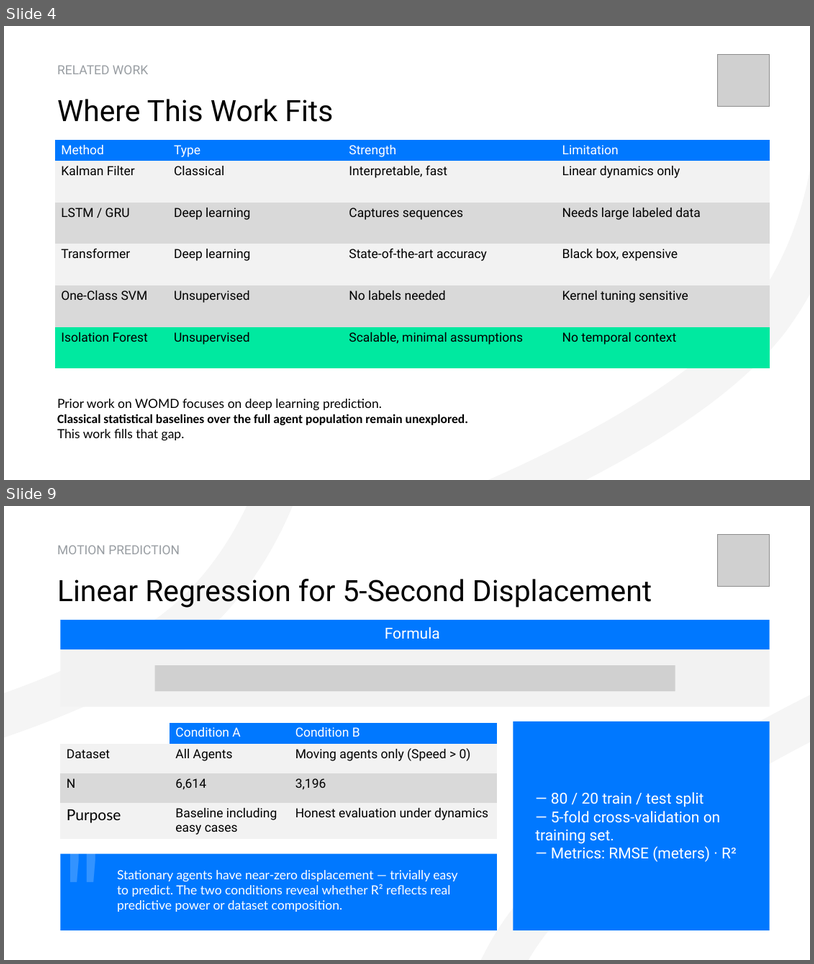
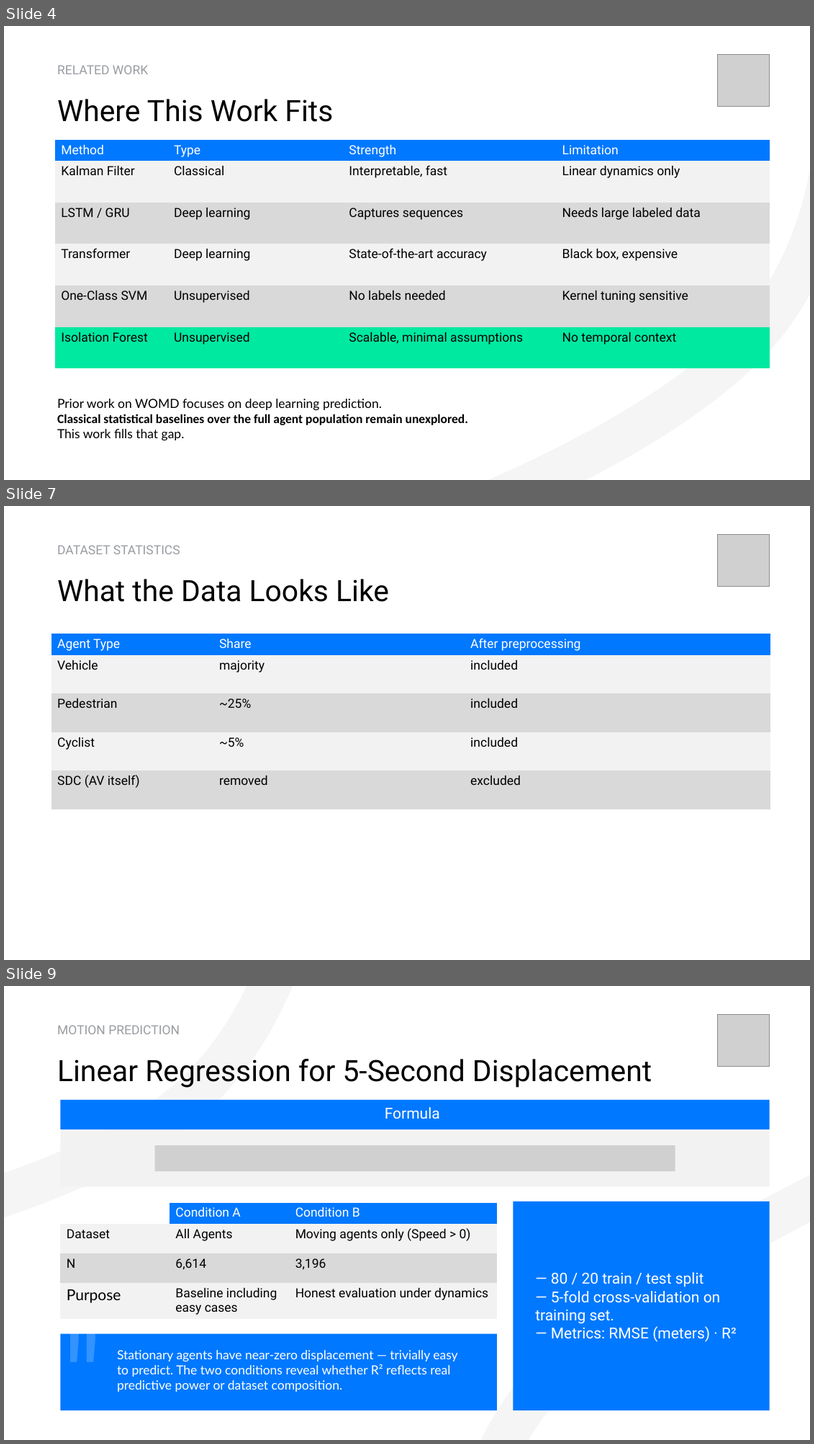
Before and after one commit to pstepanovum/womd-unsupervised-anomaly-detection, a slide deck: docs/presentation/Unsupervised Statistical Learning for Kinematic Anomaly Detection in Autonomous Driving Scenarios.pptx. Shown one above the other, each under a label of ours: slides 4 and 9 before the commit, slides 4, 7 and 9 after it; the slides between them are not shown. The pictures are 814x964 and 814x1444 pixels, drawn with LibreOffice and Linux fonts; fonts in the diff are those of the drawing; grey boxes stand for pictures. Boxes give left, top, right and bottom in pixels: in the first picture for what was removed or moved away, otherwise in the second. Text is boxed around its words. In the diff, an @@ line names an element or a change of style, - is before the commit and + after.

```diff
--- a/docs/presentation/Unsupervised Statistical Learning for Kinematic Anomaly Detection in Autonomous Driving Scenarios.pptx
+++ b/docs/presentation/Unsupervised Statistical Learning for Kinematic Anomaly Detection in Autonomous Driving Scenarios.pptx
@@ slide 7 added at [4, 506, 810, 960], background #FFFFFF @@
@@ text added at [57, 545, 180, 554], 15 pt, text #989DA2 @@
+DATASET STATISTICS
@@ picture added at [718, 534, 771, 587] @@
@@ text added at [57, 579, 389, 602], 35 pt, text #000000 @@
+What the Data Looks Like
@@ table added at [52, 633, 771, 808], 5 rows, 3 columns @@
+Agent Type | Share | After preprocessing
+Vehicle | majority | included
+Pedestrian | ~25% | included
+Cyclist | ~5% | included
+SDC (AV itself) | removed | excluded
```
Also in this commit, not shown: 2 slides changed, 1 slide removed, 1 other file.
